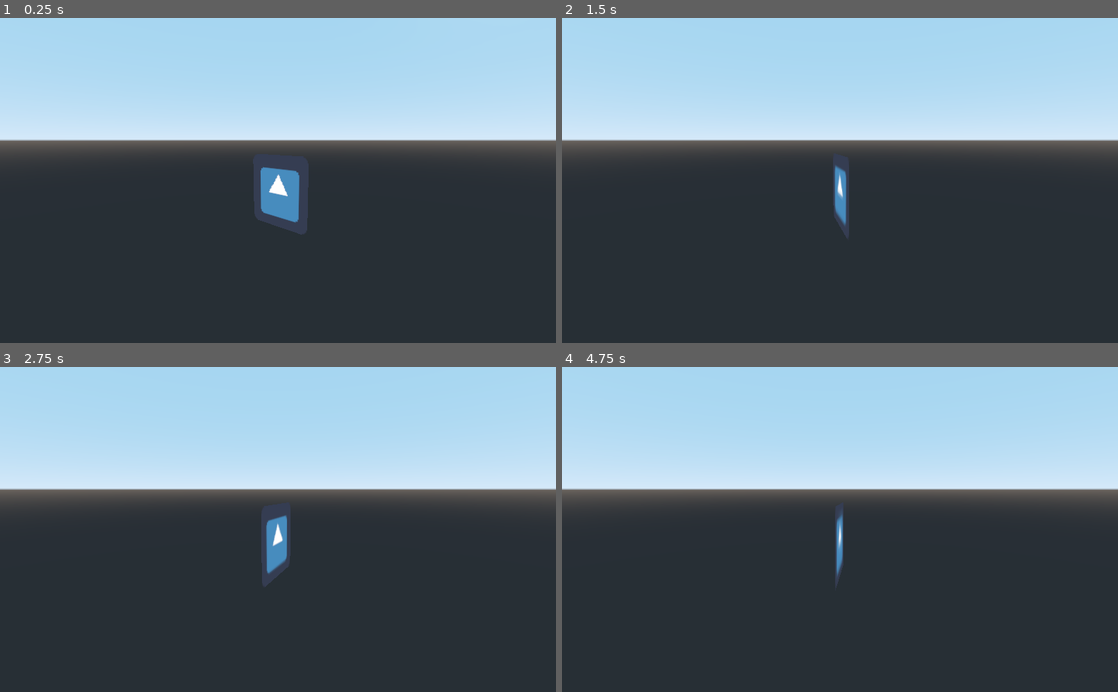
Above: before the commit, frames 1-4 (two rows, left to right).
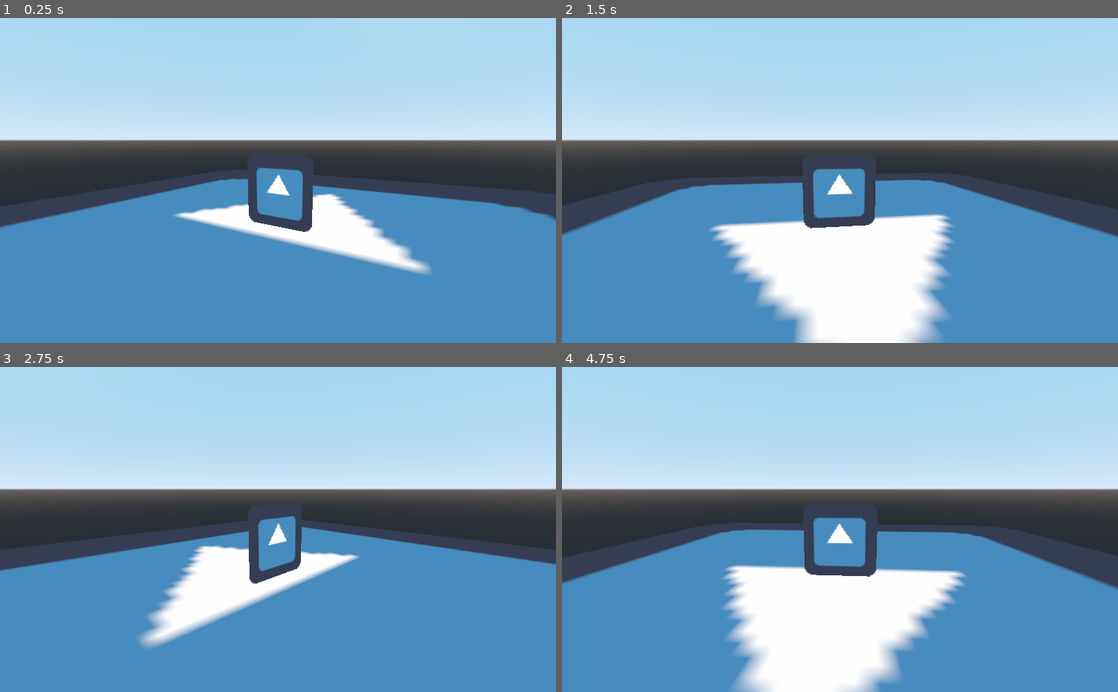
Above: after the commit, the same moments.

Repository: Tuocs/test
Game: Godot game, scene res://new scene.tscn
Same seed, same stepped clock (60 frames per second), same inputs: the game is played once before the commit and once after it. This scene is started directly instead of the project's main scene. The engine's default icon, where the game draws it, is replaced by a stand-in: a white triangle on a blue panel in a dark square.
Inputs:
- Up to frame 1 (0.25 s): no input
- Up to frame 2 (1.5 s): hold Right (ui_right) 0.53-1.28 s; hold Down (ui_down) from 1.28 s (still down)
- Up to frame 3 (2.75 s): release Down (ui_down) at 2.03 s; hold Right (ui_right) from 2.03 s (still down)
- Up to frame 4 (4.75 s): release Right (ui_right) at 2.78 s; hold Up (ui_up) 2.78-3.53 s; hold Left (ui_left) from 3.53 s (still down)

The runs differ from the first frame. In frame 1, 48% of the frame differs, in the area x 0-100%, y 43-100%; in frame 2, 49%; in frame 3, 48%; in frame 4, 50%.

Commit message:
song

Diff:
--- a/new scene.tscn
+++ b/new scene.tscn
@@ -1,19 +1,28 @@
-[gd_scene load_steps=4 format=2]
+[gd_scene load_steps=5 format=2]
 
 [ext_resource path="res://icon.png" type="Texture" id=1]
 [ext_resource path="res://rotate.gd" type="Script" id=2]
 [ext_resource path="res://SceneSwitch.gd" type="Script" id=3]
+[ext_resource path="res://sound.mp3" type="AudioStream" id=4]
 
 [node name="Spatial" type="Spatial"]
 script = ExtResource( 3 )
 path = "res://Node2D.tscn"
 
+[node name="AudioStreamPlayer" type="AudioStreamPlayer" parent="."]
+stream = ExtResource( 4 )
+autoplay = true
+
 [node name="Sprite3D" type="Sprite3D" parent="."]
+texture = ExtResource( 1 )
+
+[node name="Sprite3D2" type="Sprite3D" parent="."]
+transform = Transform( 10, 0, 0, 0, -4.37114e-07, 10, 0, -10, -4.37114e-07, 0, -0.33, 0 )
 texture = ExtResource( 1 )
 
 [node name="Spatial" type="Spatial" parent="."]
 script = ExtResource( 2 )
-rotSpeed = 3
+rotSpeed = 2
 
 [node name="Camera" type="Camera" parent="Spatial"]
 transform = Transform( 1, 0, 0, 0, 0.985163, 0.17162, 0, -0.17162, 0.985163, 0, 0.445292, 1.9808 )
Not shown, added: sound.mp3.import
Not shown, added: sound.mp3
